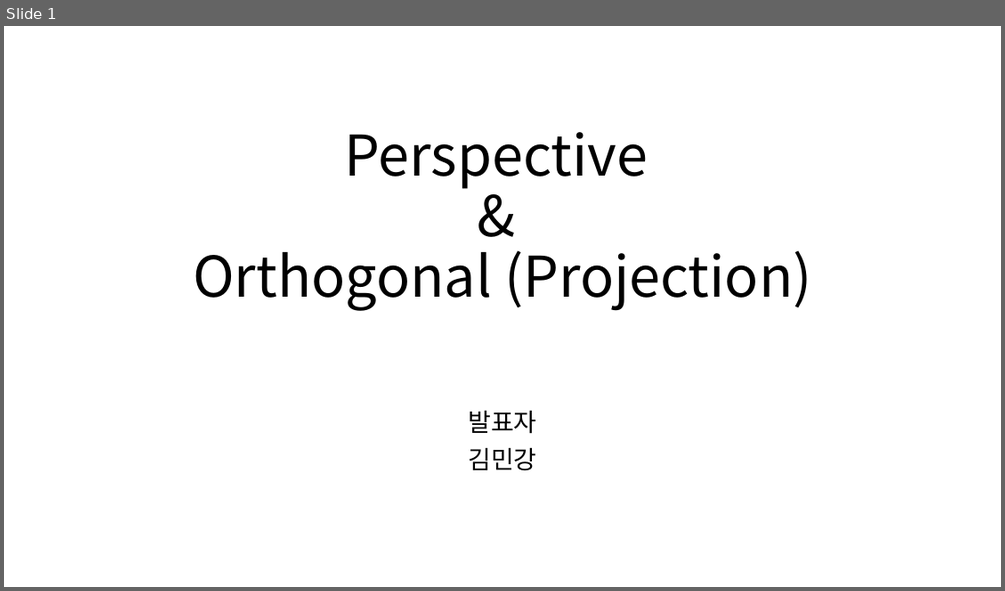
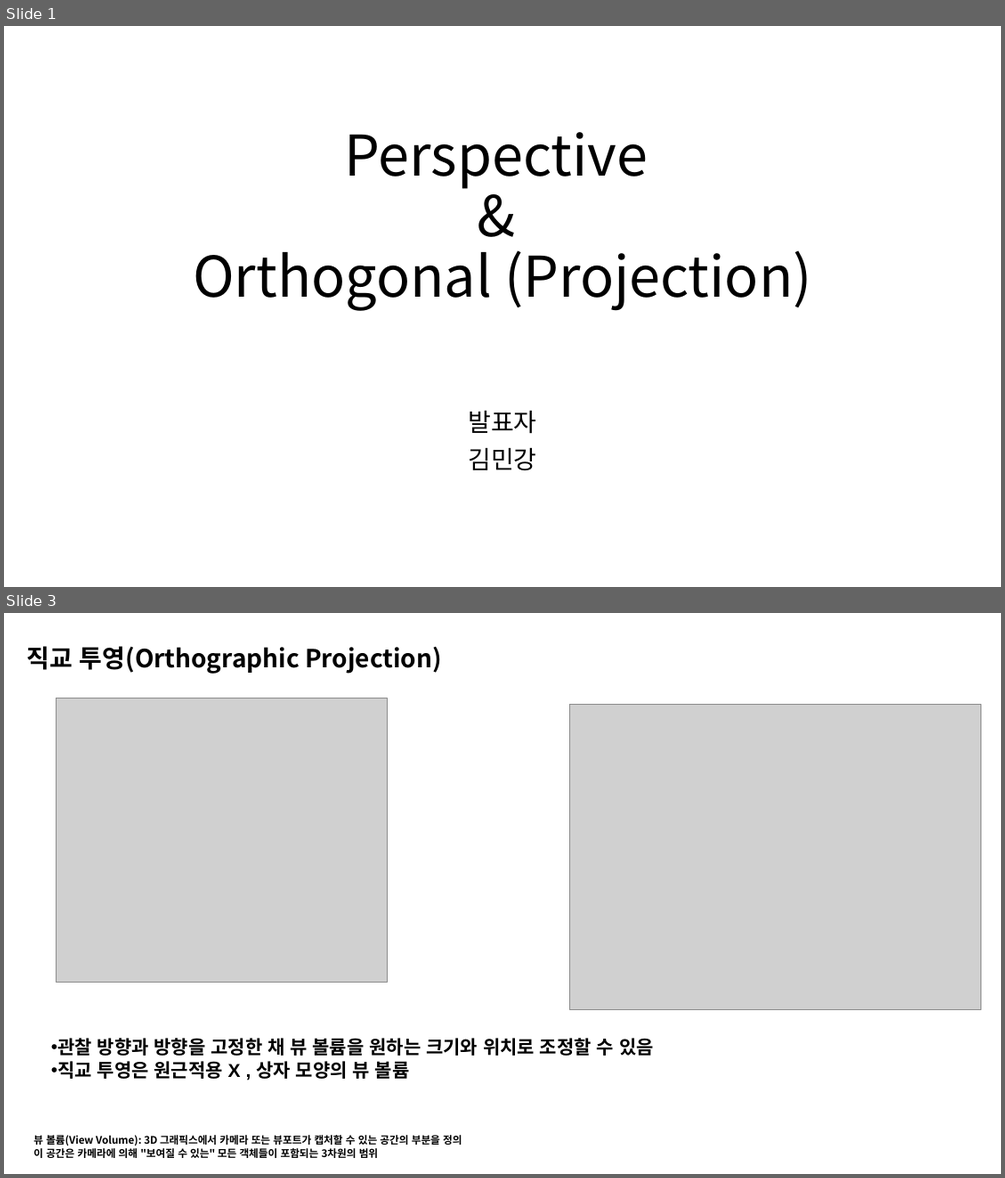
Before and after one commit to BeautyRiver/Graphics-Pipeline-Study, a slide deck: Perspective.pptx. Shown one above the other, each under a label of ours: slide 1 before the commit, slides 1 and 3 after it; the slides between them are not shown. The pictures are 1005x591 and 1005x1178 pixels, drawn with LibreOffice and Linux fonts; fonts in the diff are those of the drawing; grey boxes stand for pictures. Boxes give left, top, right and bottom in pixels: in the first picture for what was removed or moved away, otherwise in the second. Text is boxed around its words. In the diff, an @@ line names an element or a change of style, - is before the commit and + after.

```diff
--- a/Perspective.pptx
+++ b/Perspective.pptx
@@ slide 3 added at <box>4,613,1001,1174</box>, background #FFFFFF @@
@@ text added at <box>27,646,442,674</box>, 24 pt, text #000000, bold @@
+직교 투영(Orthographic Projection)
@@ picture added at <box>57,698,387,981</box> @@
@@ picture added at <box>570,705,981,1009</box> @@
@@ text added at <box>57,1036,654,1081</box>, 18 pt, text #000000, bold @@
+• 관찰 방향과 방향을 고정한 채 뷰 볼륨을 원하는 크기와 위치로 조정할 수 있음
+• 직교 투영은 원근적용 X , 상자 모양의 뷰 볼륨
@@ text added at <box>33,1135,461,1158</box>, 10 pt, text #000000, bold @@
+뷰 볼륨(View Volume): 3D 그래픽스에서 카메라 또는 뷰포트가 캡처할 수 있는 공간의 부분을 정의
+이 공간은 카메라에 의해 "보여질 수 있는" 모든 객체들이 포함되는 3차원의 범위
```
Also in this commit, not shown: 3 slides changed, 2 other slides added, 1 slide removed.
